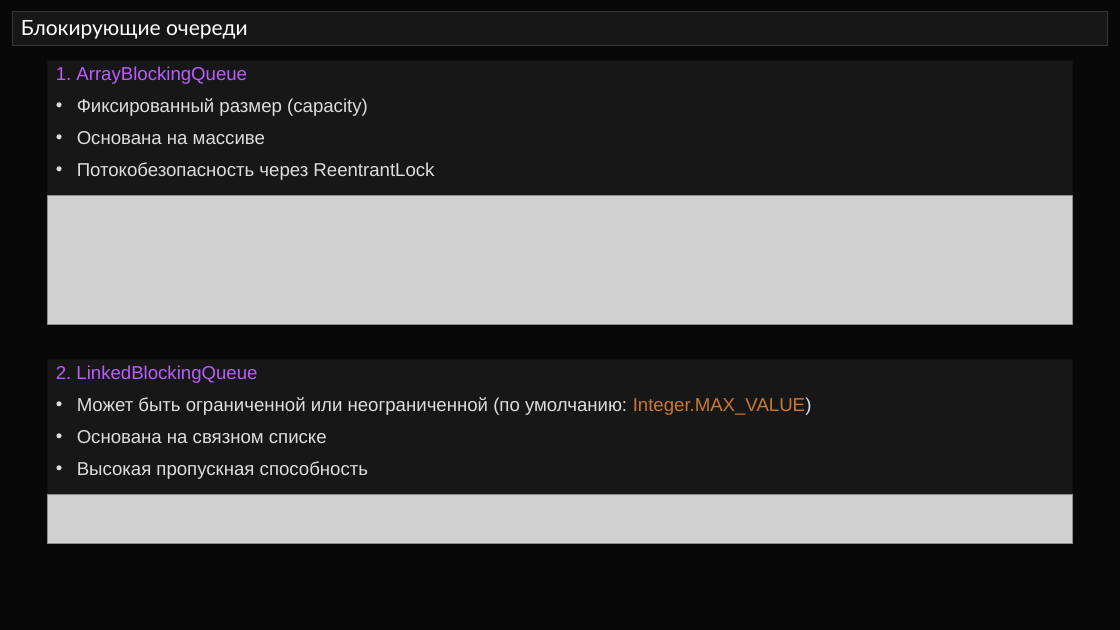
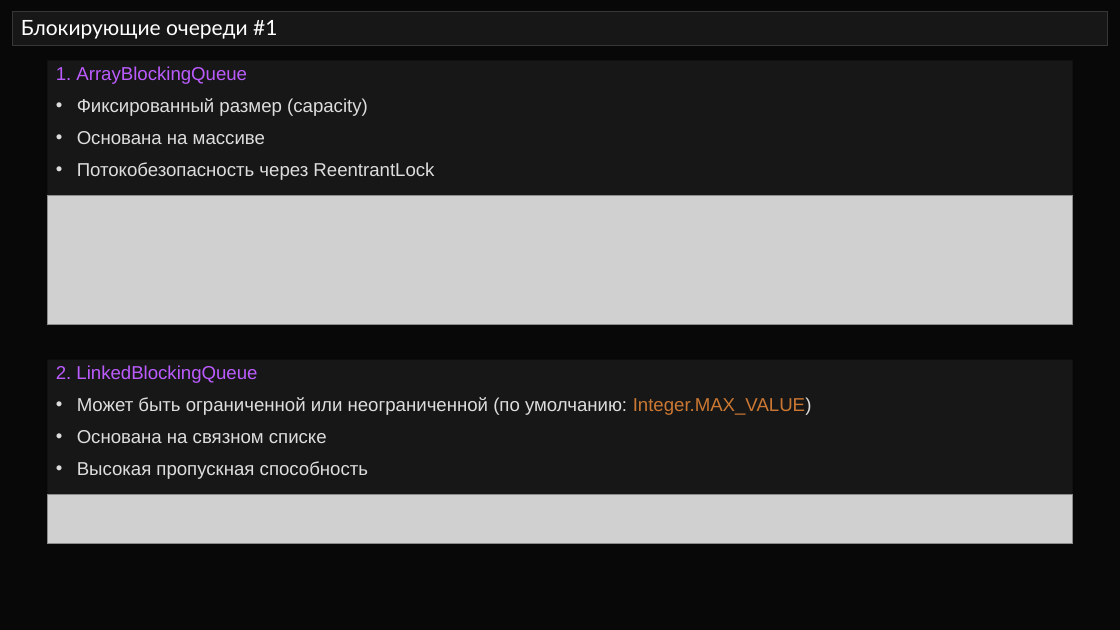
Before and after one commit to semusv/SIB_Concurrent, a slide deck: slide 17 of Concurrent_v1.pptx. Drawn at 1120x630 pixels with LibreOffice and Linux fonts; fonts in the diff are those of the drawing; grey boxes stand for pictures. Boxes give left, top, right and bottom in pixels: in the first picture for what was removed or moved away, otherwise in the second. Text is boxed around its words. In the diff, an @@ line names an element or a change of style, - is before the commit and + after.

Commit message:
очереди

```diff
--- a/Concurrent_v1.pptx
+++ b/Concurrent_v1.pptx
@@ title at (21,20,277,39): text changed @@
-Блокирующие очереди
+Блокирующие очереди #1
```
Also in this commit, not shown: 1 other slide changed, 1 slide added, 1 other file.
